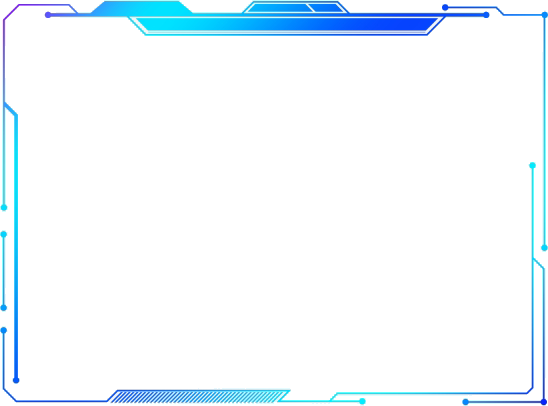
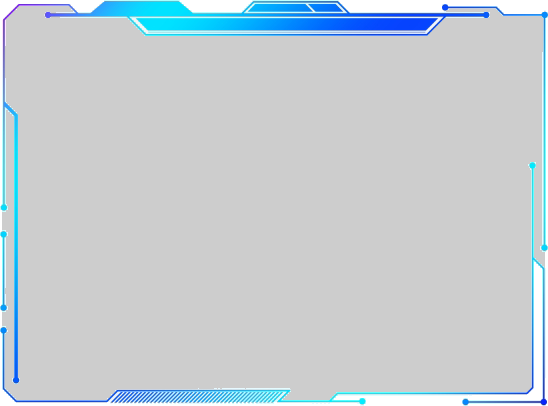
Layered file, before and after one edit (548x406). Changes by layer:
added layer "Layer 1" (30%) over box(2, 6, 545, 400)
